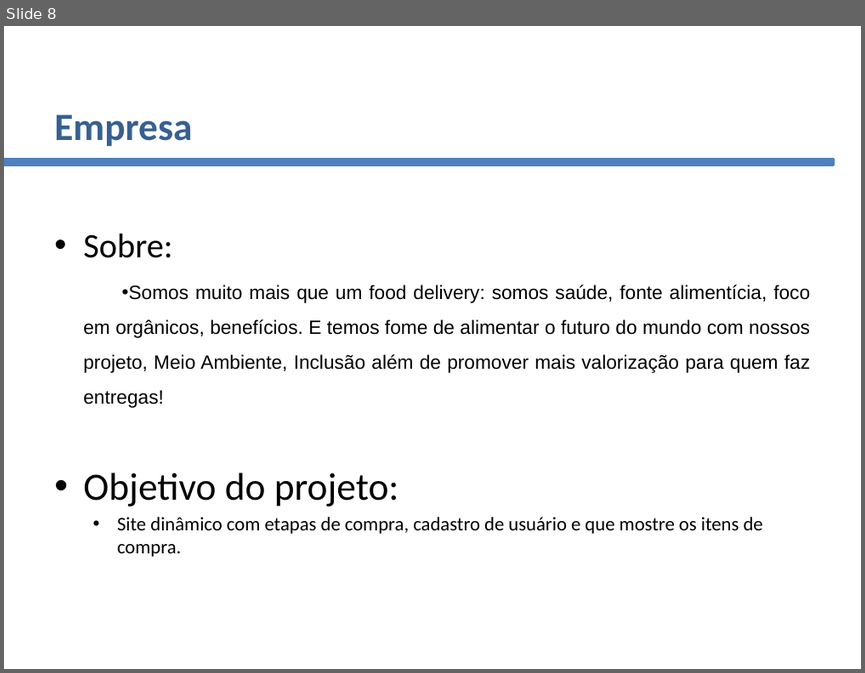
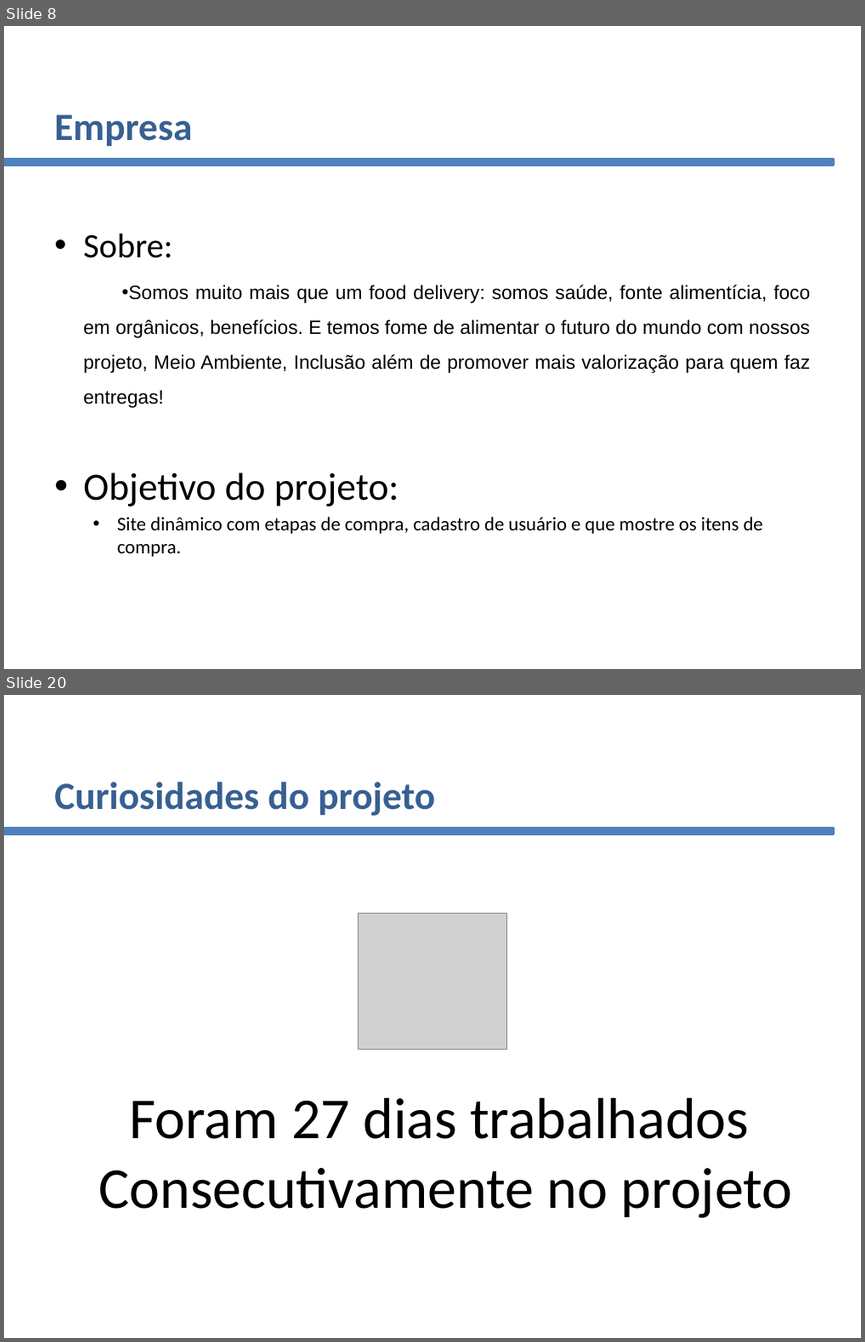
Before and after one commit to matheusg-dev/ProjetoDelivery_TCC, a slide deck: assets/documentacao_abnt/PowerPoint Projeto Final SENAI.pptx. Shown one above the other, each under a label of ours: slide 8 before the commit, slides 8 and 20 after it; the slides between them are not shown. The pictures are 865x673 and 865x1342 pixels, drawn with LibreOffice and Linux fonts; fonts in the diff are those of the drawing; grey boxes stand for pictures; background and template pictures are left out. Boxes give left, top, right and bottom in pixels: in the first picture for what was removed or moved away, otherwise in the second. Text is boxed around its words. In the diff, an @@ line names an element or a change of style, - is before the commit and + after.

```diff
--- a/assets/documentacao_abnt/PowerPoint Projeto Final SENAI.pptx
+++ b/assets/documentacao_abnt/PowerPoint Projeto Final SENAI.pptx
@@ slide 20 added at bbox=[4, 695, 861, 1338], background #FFFFFF @@
@@ title added at bbox=[54, 782, 435, 816], 36 pt, text #376092, bold @@
+Curiosidades do projeto
@@ rectangle added at bbox=[4, 828, 833, 834], fill #4F81BD, outline #4F81BD 2 pt @@
@@ picture added at bbox=[358, 913, 507, 1049] @@
@@ text added at bbox=[98, 1097, 793, 1218], 54 pt, text #000000 @@
+Foram 27 dias trabalhados
+Consecutivamente no projeto
```
Also in this commit, not shown: 11 slides changed, 10 other slides added, 1 slide removed.
